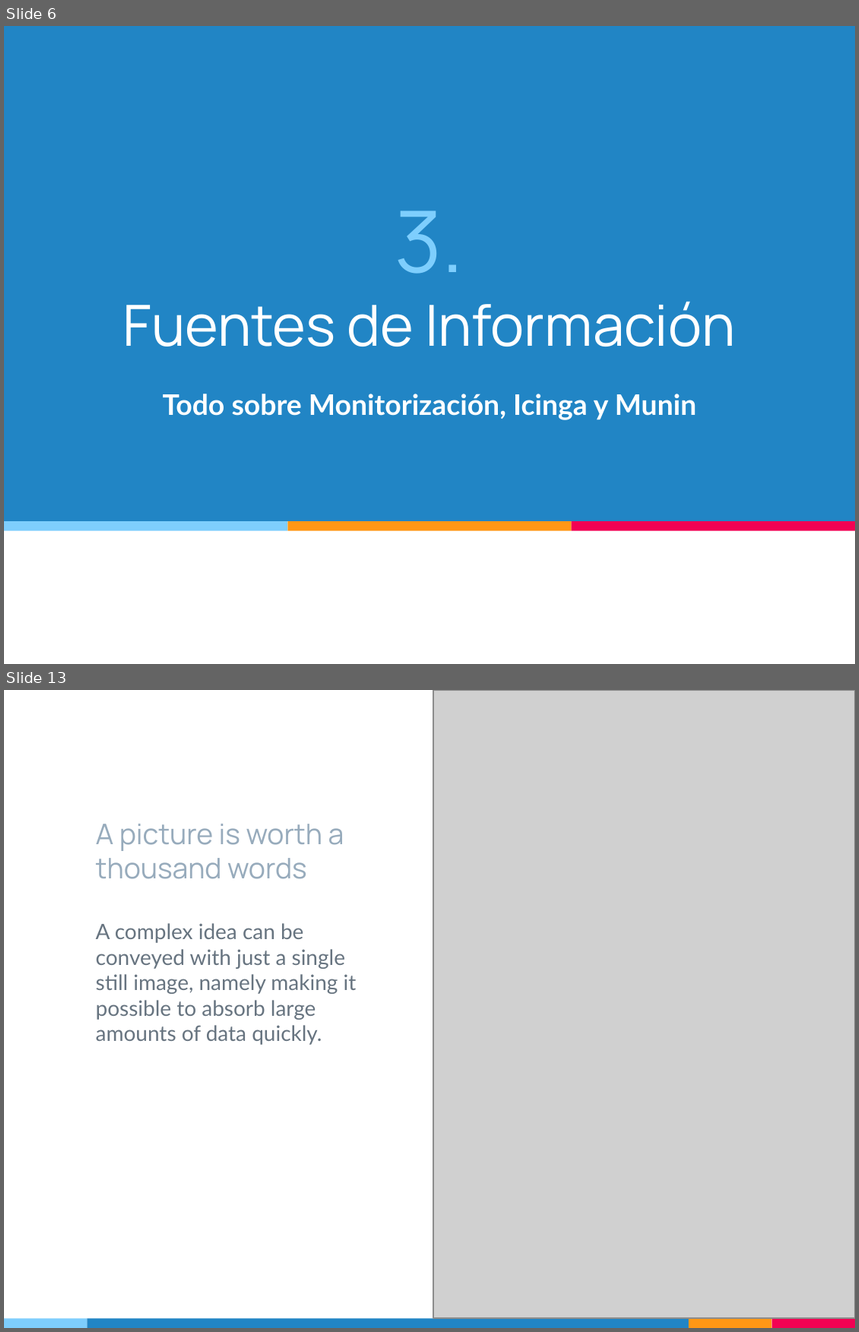
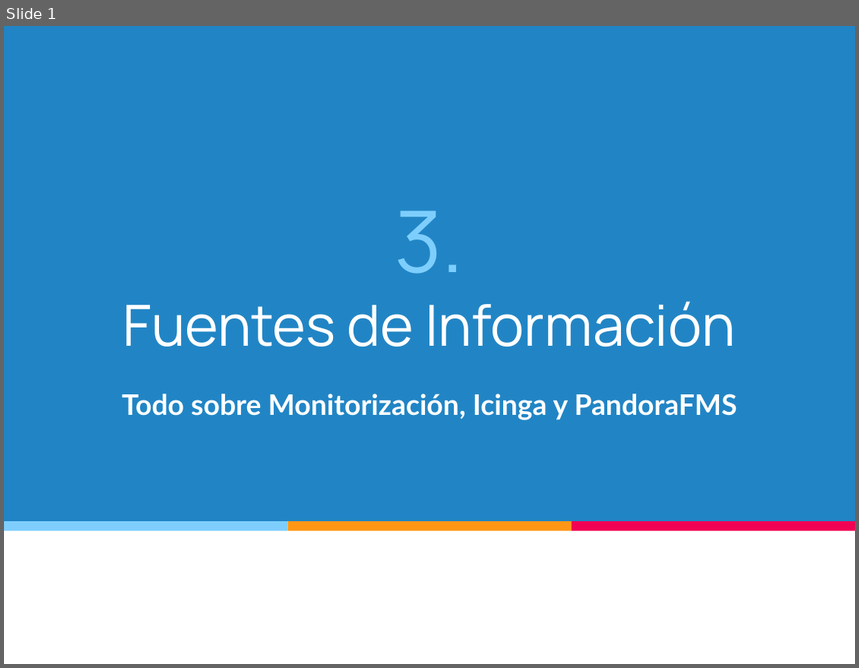
Before and after one commit to sergiomartinm/TG1, a slide deck: TG1/TG1_Presentacion_Ivan_Alejandro.pptx. Shown one above the other, each under a label of ours: slides 6 and 13 before the commit, slide 1 after it; the slides between them are not shown. The pictures are 859x1332 and 859x668 pixels, drawn with LibreOffice and Linux fonts; fonts in the diff are those of the drawing; grey boxes stand for pictures. Boxes give left, top, right and bottom in pixels: in the first picture for what was removed or moved away, otherwise in the second. Text is boxed around its words. In the diff, an @@ line names an element or a change of style, - is before the commit and + after.

Commit message:
Cambios de Munin -> PandoraFMS. Ivan Alejandro.
Se reescriben algunos titulos y se limpia la presentacion dejando solo
mi parte.

```diff
--- a/TG1/TG1_Presentacion_Ivan_Alejandro.pptx
+++ b/TG1/TG1_Presentacion_Ivan_Alejandro.pptx
@@ slide 13 removed at <box>4,690,855,1328</box>, background #FFFFFF @@
@@ picture removed at <box>433,690,855,1319</box> @@
@@ title removed at <box>96,824,344,879</box> @@
-A picture is worth a thousand words
@@ text removed at <box>96,923,357,1045</box> @@
-A complex idea can be conveyed with just a single still image, namely making it possible to absorb large amounts of data quickly.
@@ rectangle removed at <box>4,1319,88,1328</box> @@
@@ rectangle removed at <box>88,1319,690,1328</box> @@
@@ rectangle removed at <box>690,1319,772,1328</box> @@
@@ rectangle removed at <box>772,1319,855,1328</box> @@
@@ what was slide 6 is now slide 1 @@
@@ slide 1 changed as well @@
@@ subtitle at <box>122,394,737,420</box>: text changed @@
-Todo sobre Monitorización, Icinga y Munin
+Todo sobre Monitorización, Icinga y PandoraFMS
```
Also in this commit, not shown: 1 other slide changed, 27 other slides removed.
